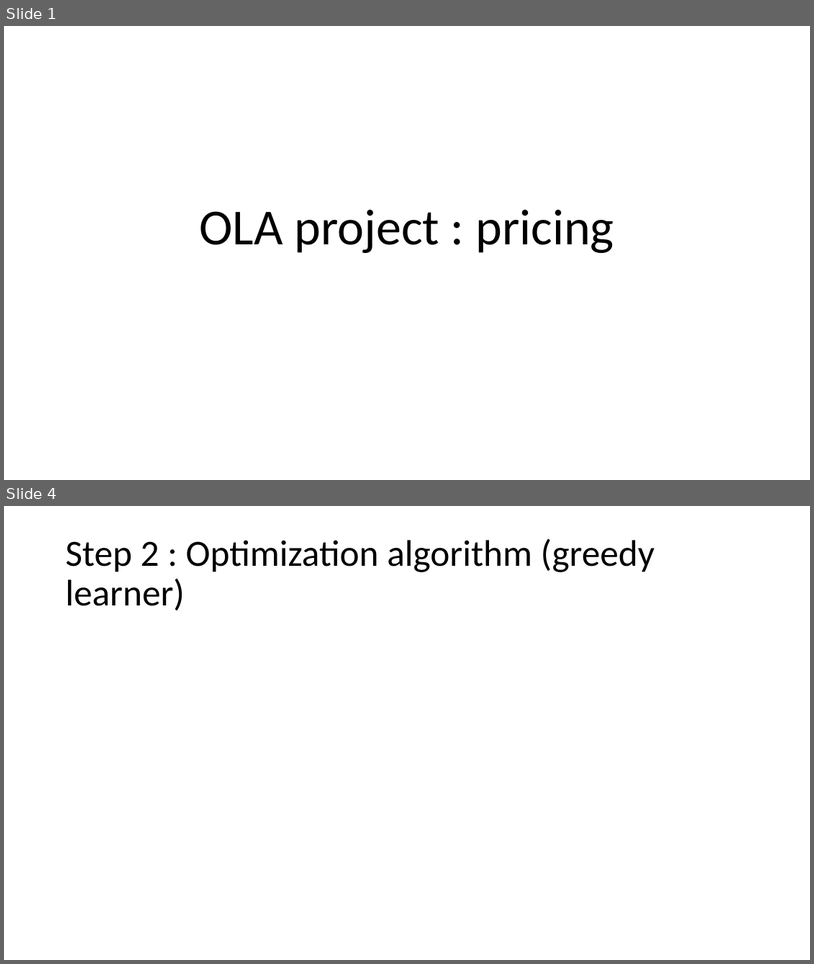
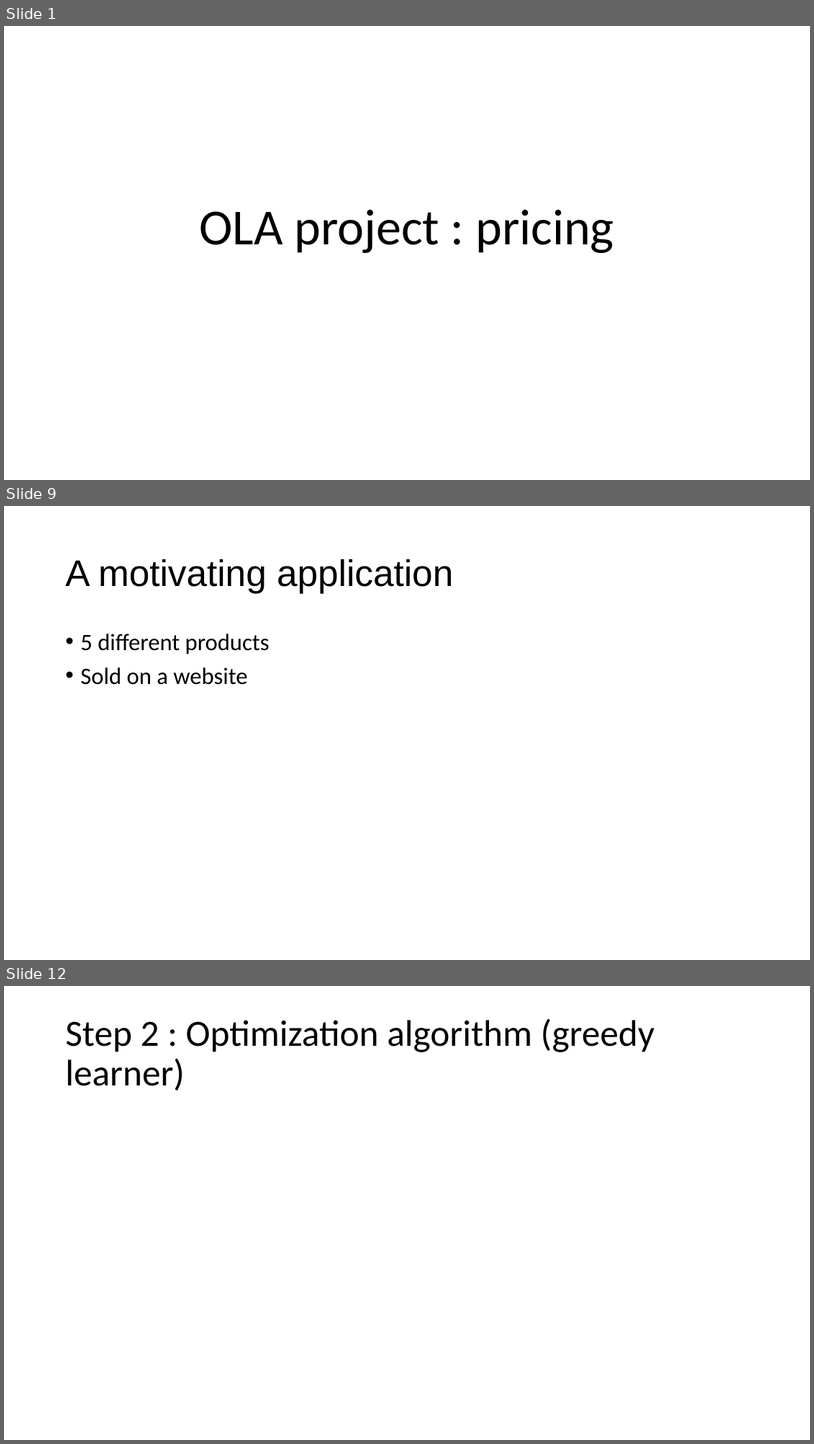
Before and after one commit to Anas-Bahtaoui/Online-Learning, a slide deck: project_slides.pptx. Shown one above the other, each under a label of ours: slides 1 and 4 before the commit, slides 1, 9 and 12 after it; the slides between them are not shown. The pictures are 814x964 and 814x1444 pixels, drawn with LibreOffice and Linux fonts; fonts in the diff are those of the drawing. Boxes give left, top, right and bottom in pixels: in the first picture for what was removed or moved away, otherwise in the second. Text is boxed around its words. In the diff, an @@ line names an element or a change of style, - is before the commit and + after.

```diff
--- a/project_slides.pptx
+++ b/project_slides.pptx
@@ slide 9 added at (x1=4, y1=506, x2=810, y2=960), background #FFFFFF @@
@@ title added at (x1=65, y1=559, x2=453, y2=593), 44 pt, text #000000 @@
+A motivating application
@@ text added at (x1=80, y1=633, x2=270, y2=685), 28 pt, text #000000 @@
+• 5 different products
+• Sold on a website
@@ what was slide 4 is now slide 12 @@
```
Also in this commit, not shown: 1 slide changed, 8 other slides added, 1 slide removed.
